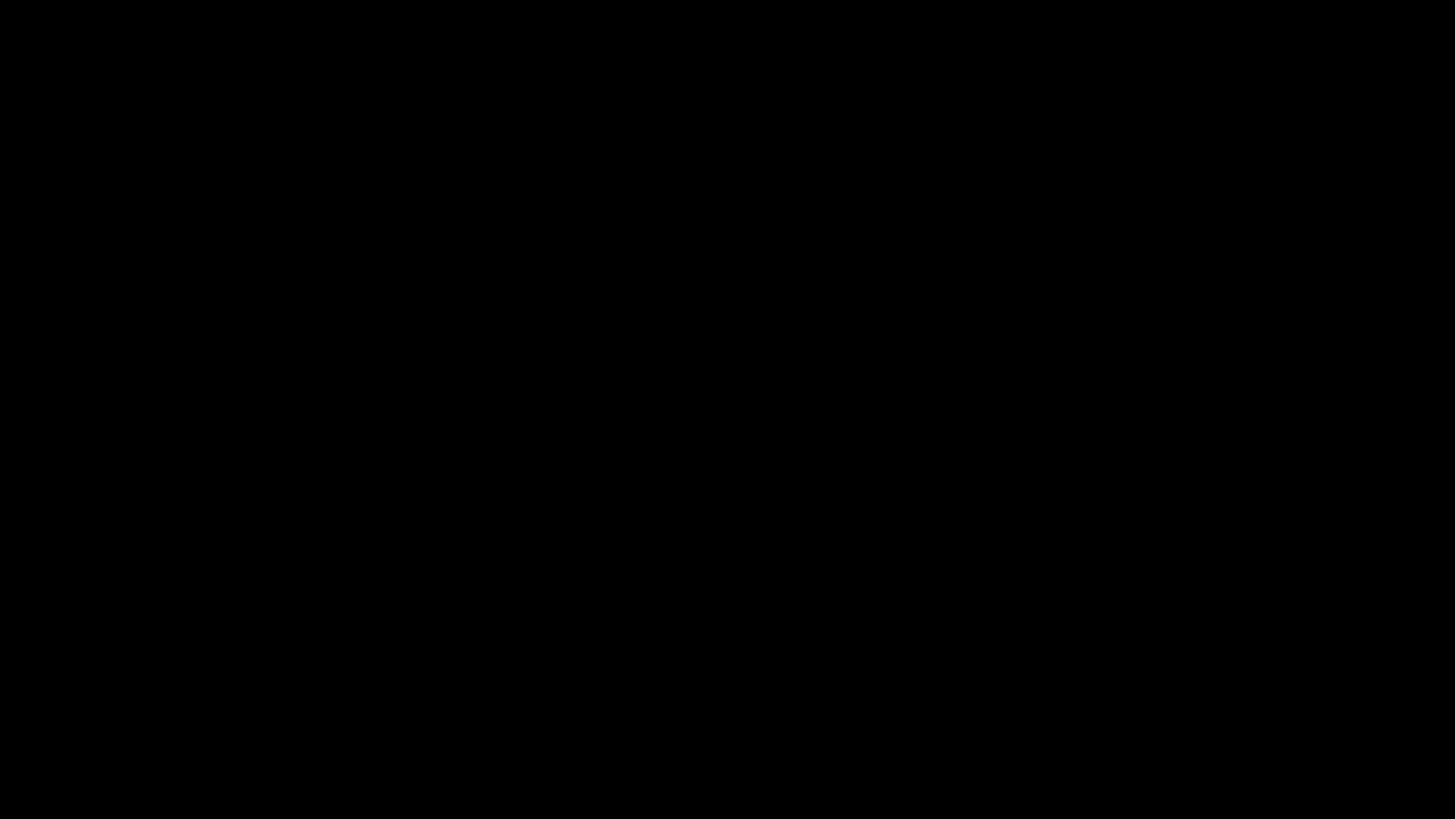
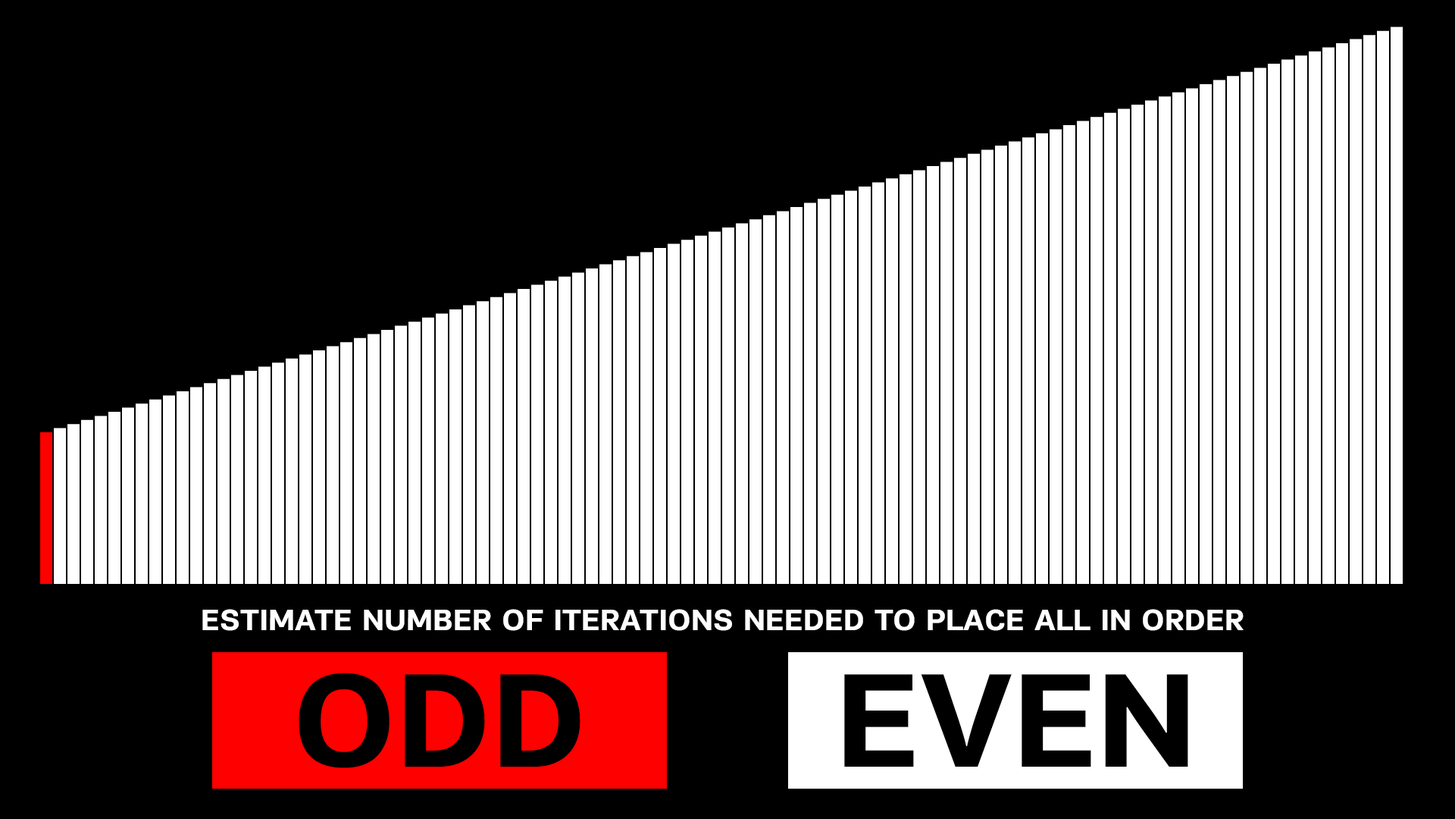
Before/after of a 1455 x 819 layered artwork. What changed in the layer stack:
added layer "Estimate number of iterations needed to PLACE ALL in ORDER" above "odd" over [202, 608, 1244, 631]
added group "odd" with 2 layers above "even" over [212, 651, 668, 789]
added layer "ODD" (1st of 2, in "odd") in group "odd" over [298, 672, 581, 768]
added layer "ODD" (2nd of 2, in "odd") in group "odd" over [212, 651, 668, 789]
added group "even" with 2 layers above "bars" over [788, 651, 1244, 789]
added layer "EVEN" (1st of 2, in "even") in group "even" over [844, 673, 1189, 767]
added layer "EVEN" (2nd of 2, in "even") in group "even" over [788, 651, 1244, 789]
added layer "bars" above "sprites" over [40, 26, 1404, 789]
